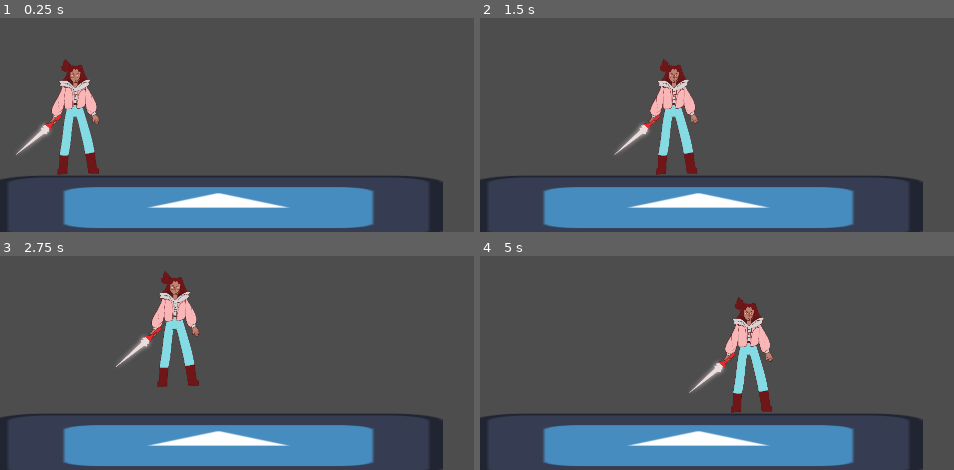
Above: before the commit, frames 1-4 (two rows, left to right).
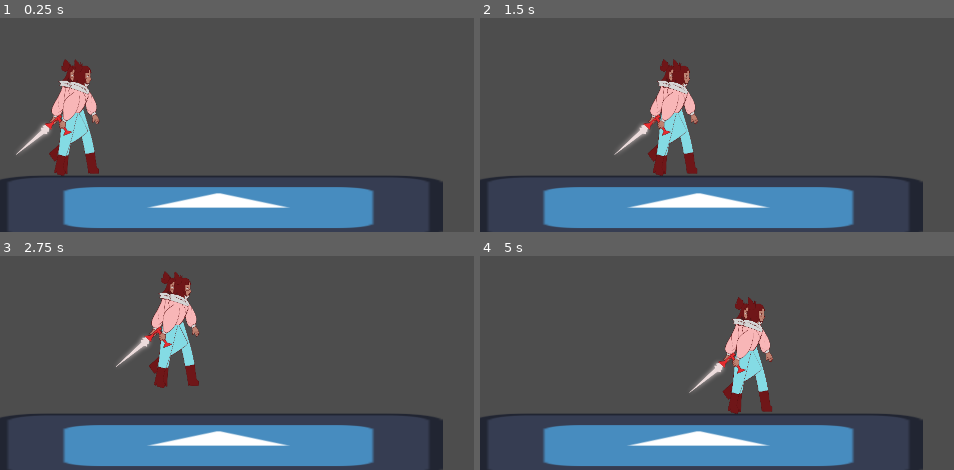
Above: after the commit, the same moments.

Repository: GuillermoC66/Interna
Game: Godot game, scene res://ESCENAS/elmundo.tscn
The game is run twice, just before and just after one commit, with the same random seed, the same clock (stepped at 60 frames per second) and the same inputs. The engine's default icon, where the game draws it, is replaced by a stand-in: a white triangle on a blue panel in a dark square.
Inputs:
- Up to frame 1 (0.25 s): no input
- Up to frame 2 (1.5 s): tap Enter at 0.5 s; hold D (RIGHT) from 0.53 s (still down); tap Space (A) at 0.6, 1.35 s
- Up to frame 3 (2.75 s): release D (RIGHT) at 2.03 s; hold A (LEFT) from 2.03 s (still down); tap Space (A) at 2.1 s
- Up to frame 4 (5 s): release A (LEFT) at 2.78 s; hold D (RIGHT) 2.78-4.28 s; tap Space (A) at 2.85, 3.6, 4.35 s; hold A (LEFT) from 4.28 s (still down)

The runs differ from the first frame. In frame 1, 1.2% of the frame differs, in the area x 10-20%, y 19-74%; in frame 2, 1.2%; in frame 3, 1.2%; in frame 4, 1.2%.

Commit message:
aver subi sprites e hice la animación
ble

Diff:
--- a/ESCENAS/JUGADORSIN.tscn
+++ b/ESCENAS/JUGADORSIN.tscn
@@ -1,10 +1,114 @@
-[gd_scene load_steps=4 format=3 uid="uid://cka2icva25c4q"]
+[gd_scene load_steps=29 format=3 uid="uid://cka2icva25c4q"]
 
 [ext_resource type="Script" path="res://SCRIPTS/MOVJUGADOR.gd" id="1_by5o0"]
 [ext_resource type="Texture2D" uid="uid://dkwlx1734b5fb" path="res://TEXTURAS/PERSONA5/2024-02-01 FAINAL.png" id="1_q6lbe"]
+[ext_resource type="Texture2D" uid="uid://bjvmscg4yv6xo" path="res://TEXTURAS/PERSONA5/Sprites caminar/CAMINAR_0001.png" id="2_y1h5c"]
+[ext_resource type="Texture2D" uid="uid://fehxav3k5ik1" path="res://TEXTURAS/PERSONA5/Sprites caminar/CAMINAR_0002.png" id="3_srdty"]
+[ext_resource type="Texture2D" uid="uid://c5w51ccb2b88i" path="res://TEXTURAS/PERSONA5/Sprites caminar/CAMINAR_0003.png" id="4_qgqfm"]
+[ext_resource type="Texture2D" uid="uid://dnbbv0ejyctpu" path="res://TEXTURAS/PERSONA5/Sprites caminar/CAMINAR_0004.png" id="5_1kl0p"]
+[ext_resource type="Texture2D" uid="uid://b7cqo21dbgddj" path="res://TEXTURAS/PERSONA5/Sprites caminar/CAMINAR_0005.png" id="6_etj5q"]
+[ext_resource type="Texture2D" uid="uid://botbb3oagmtk0" path="res://TEXTURAS/PERSONA5/Sprites caminar/CAMINAR_0006.png" id="7_j1beg"]
+[ext_resource type="Texture2D" uid="uid://bm6kp1l1g5481" path="res://TEXTURAS/PERSONA5/Sprites caminar/CAMINAR_0007.png" id="8_8lw6j"]
+[ext_resource type="Texture2D" uid="uid://m8p2pkdp4d4p" path="res://TEXTURAS/PERSONA5/Sprites caminar/CAMINAR_0008.png" id="9_7r13o"]
+[ext_resource type="Texture2D" uid="uid://b1iay44bogv88" path="res://TEXTURAS/PERSONA5/Sprites caminar/CAMINAR_0009.png" id="10_p3o02"]
+[ext_resource type="Texture2D" uid="uid://hxy4po4o2h8f" path="res://TEXTURAS/PERSONA5/Sprites caminar/CAMINAR_0010.png" id="11_4g7ns"]
+[ext_resource type="Texture2D" uid="uid://cfonm5am85le2" path="res://TEXTURAS/PERSONA5/Sprites caminar/CAMINAR_0011.png" id="12_gpp2p"]
+[ext_resource type="Texture2D" uid="uid://e1v6r3stu7tf" path="res://TEXTURAS/PERSONA5/Sprites caminar/CAMINAR_0012.png" id="13_ew70l"]
+[ext_resource type="Texture2D" uid="uid://7v4e8n78uqr" path="res://TEXTURAS/PERSONA5/Sprites caminar/CAMINAR_0013.png" id="14_mcja4"]
+[ext_resource type="Texture2D" uid="uid://bojsb6qf6cfiv" path="res://TEXTURAS/PERSONA5/Sprites caminar/CAMINAR_0014.png" id="15_ya301"]
+[ext_resource type="Texture2D" uid="uid://dic3byd85mn4c" path="res://TEXTURAS/PERSONA5/Sprites caminar/CAMINAR_0015.png" id="16_goa6y"]
+[ext_resource type="Texture2D" uid="uid://x2o5llsp60t7" path="res://TEXTURAS/PERSONA5/Sprites caminar/CAMINAR_0016.png" id="17_6rjas"]
+[ext_resource type="Texture2D" uid="uid://deuc6pv2up56r" path="res://TEXTURAS/PERSONA5/Sprites caminar/CAMINAR_0017.png" id="18_7mq8q"]
+[ext_resource type="Texture2D" uid="uid://bniifddn1pdsw" path="res://TEXTURAS/PERSONA5/Sprites caminar/CAMINAR_0018.png" id="19_7ksr3"]
+[ext_resource type="Texture2D" uid="uid://cttg8h50nodrl" path="res://TEXTURAS/PERSONA5/Sprites caminar/CAMINAR_0019.png" id="20_52x0l"]
+[ext_resource type="Texture2D" uid="uid://ofhvopjcbxi5" path="res://TEXTURAS/PERSONA5/Sprites caminar/CAMINAR_0020.png" id="21_wedmw"]
+[ext_resource type="Texture2D" uid="uid://86m5f4q5nuw1" path="res://TEXTURAS/PERSONA5/Sprites caminar/CAMINAR_0021.png" id="22_0onaa"]
+[ext_resource type="Texture2D" uid="uid://d1qwmhxs6knvo" path="res://TEXTURAS/PERSONA5/Sprites caminar/CAMINAR_0022.png" id="23_7pqws"]
+[ext_resource type="Texture2D" uid="uid://byp8bogqee84m" path="res://TEXTURAS/PERSONA5/Sprites caminar/CAMINAR_0023.png" id="24_wsrrv"]
+[ext_resource type="Texture2D" uid="uid://kp8o820j128l" path="res://TEXTURAS/PERSONA5/Sprites caminar/CAMINAR_0024.png" id="25_5qhio"]
 
 [sub_resource type="RectangleShape2D" id="RectangleShape2D_ddxwu"]
 size = Vector2(63, 230.5)
+
+[sub_resource type="SpriteFrames" id="SpriteFrames_r2dxq"]
+animations = [{
+"frames": [{
+"duration": 1.0,
+"texture": ExtResource("2_y1h5c")
+}, {
+"duration": 1.0,
+"texture": ExtResource("3_srdty")
+}, {
+"duration": 1.0,
+"texture": ExtResource("4_qgqfm")
+}, {
+"duration": 1.0,
+"texture": ExtResource("5_1kl0p")
+}, {
+"duration": 1.0,
+"texture": ExtResource("6_etj5q")
+}, {
+"duration": 1.0,
+"texture": ExtResource("7_j1beg")
+}, {
+"duration": 1.0,
+"texture": ExtResource("8_8lw6j")
+}, {
+"duration": 1.0,
+"texture": ExtResource("9_7r13o")
+}, {
+"duration": 1.0,
+"texture": ExtResource("10_p3o02")
+}, {
+"duration": 1.0,
+"texture": ExtResource("11_4g7ns")
+}, {
+"duration": 1.0,
+"texture": ExtResource("12_gpp2p")
+}, {
+"duration": 1.0,
+"texture": ExtResource("13_ew70l")
+}, {
+"duration": 1.0,
+"texture": ExtResource("14_mcja4")
+}, {
+"duration": 1.0,
+"texture": ExtResource("15_ya301")
+}, {
+"duration": 1.0,
+"texture": ExtResource("16_goa6y")
+}, {
+"duration": 1.0,
+"texture": ExtResource("17_6rjas")
+}, {
+"duration": 1.0,
+"texture": ExtResource("18_7mq8q")
+}, {
+"duration": 1.0,
+"texture": ExtResource("19_7ksr3")
+}, {
+"duration": 1.0,
+"texture": ExtResource("20_52x0l")
+}, {
+"duration": 1.0,
+"texture": ExtResource("21_wedmw")
+}, {
+"duration": 1.0,
+"texture": ExtResource("22_0onaa")
+}, {
+"duration": 1.0,
+"texture": ExtResource("23_7pqws")
+}, {
+"duration": 1.0,
+"texture": ExtResource("24_wsrrv")
+}, {
+"duration": 1.0,
+"texture": ExtResource("25_5qhio")
+}],
+"loop": true,
+"name": &"CAMINAR",
+"speed": 24.0
+}]
 
 [node name="JUGADORSIN" type="CharacterBody2D"]
 script = ExtResource("1_by5o0")
@@ -17,3 +121,11 @@
 [node name="CollisionShape2D" type="CollisionShape2D" parent="."]
 position = Vector2(222, 952.75)
 shape = SubResource("RectangleShape2D_ddxwu")
+
+[node name="AnimatedSprite2D" type="AnimatedSprite2D" parent="."]
+position = Vector2(224, 929)
+scale = Vector2(0.153, 0.153)
+sprite_frames = SubResource("SpriteFrames_r2dxq")
+animation = &"CAMINAR"
+frame = 7
+frame_progress = 0.377526
Binary file added: TEXTURAS/PERSONA5/Sprites caminar/CAMINAR_0001.png
Not shown, added: TEXTURAS/PERSONA5/Sprites caminar/CAMINAR_0001.png.import
Binary file added: TEXTURAS/PERSONA5/Sprites caminar/CAMINAR_0002.png
Not shown, added: TEXTURAS/PERSONA5/Sprites caminar/CAMINAR_0002.png.import
Binary file added: TEXTURAS/PERSONA5/Sprites caminar/CAMINAR_0003.png
Not shown, added: TEXTURAS/PERSONA5/Sprites caminar/CAMINAR_0003.png.import
Binary file added: TEXTURAS/PERSONA5/Sprites caminar/CAMINAR_0004.png
Not shown, added: TEXTURAS/PERSONA5/Sprites caminar/CAMINAR_0004.png.import
Binary file added: TEXTURAS/PERSONA5/Sprites caminar/CAMINAR_0005.png
Not shown, added: TEXTURAS/PERSONA5/Sprites caminar/CAMINAR_0005.png.import
Binary file added: TEXTURAS/PERSONA5/Sprites caminar/CAMINAR_0006.png
Not shown, added: TEXTURAS/PERSONA5/Sprites caminar/CAMINAR_0006.png.import
(and 36 more such lines)
